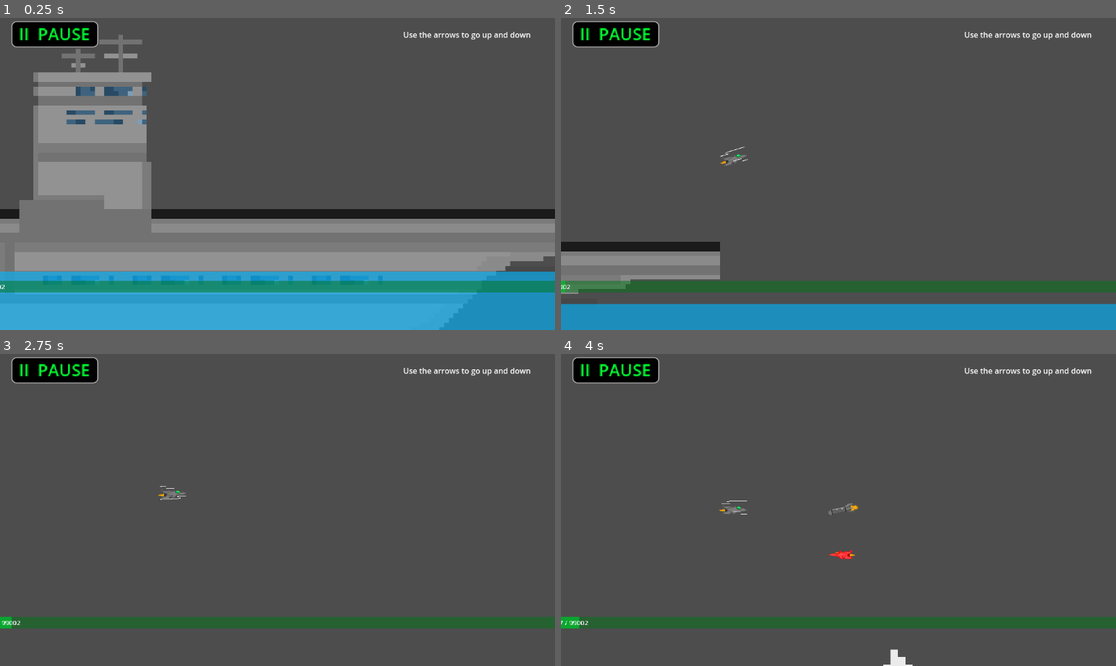
Above: before the commit, frames 1-4 (two rows, left to right).
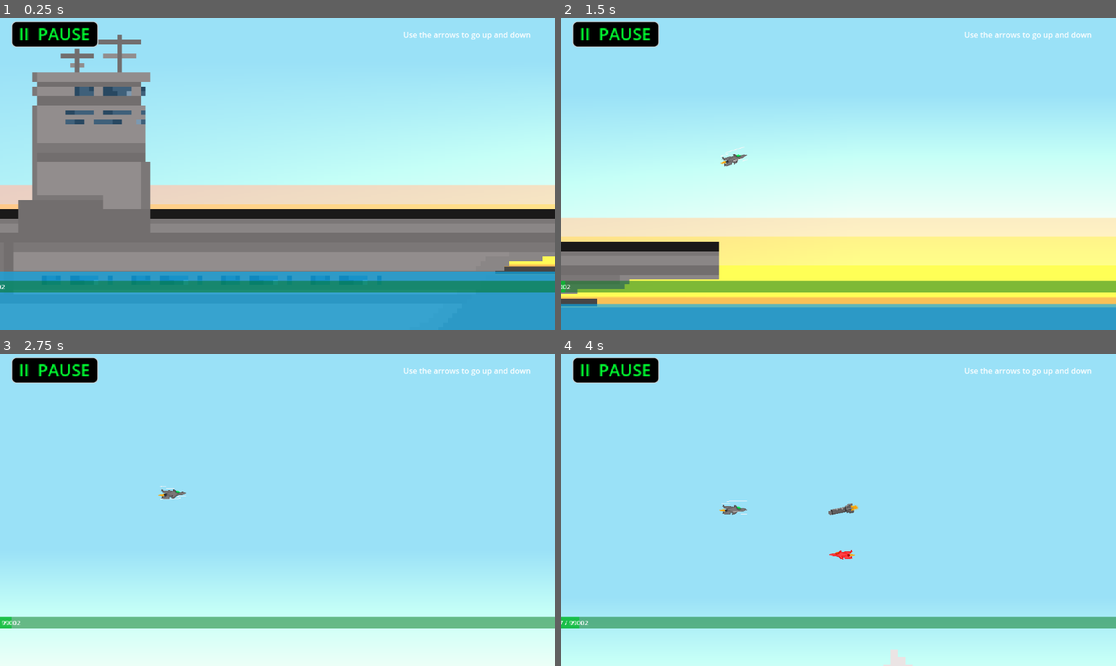
Above: after the commit, the same moments.

Repository: star6fish/DigitalTechInternalInternal
Game: Godot game, scene res://scenes/TestingScene.tscn
Two runs of this game, one before a commit and one after it. Both use one fixed random seed, a clock stepped at 60 frames per second and the inputs below. The project has no main scene, so this scene is started directly.
Inputs:
- Up to frame 1 (0.25 s): no input
- Up to frame 2 (1.5 s): hold Right (ui_right) from 0.53 s (still down); tap Up (ui_up) at 0.77 s
- Up to frame 3 (2.75 s): tap Up (ui_up) at 1.52 s; release Right (ui_right) at 2.03 s; hold Left (ui_left) from 2.03 s (still down)
- Up to frame 4 (4 s): release Left (ui_left) at 2.78 s; hold Right (ui_right) from 2.78 s (still down); tap Up (ui_up) at 3.02, 3.77 s

The runs differ from the first frame. In frame 1, 51% of the frame differs, in the area x 0-100%, y 0-85%; in frame 2, 88%; in frame 3, 99%, in the area x 0-100%, y 0-100%; in frame 4, 98%.

Commit message:
09/08/2024

Diff:
--- a/assets/explosion.tscn
+++ b/assets/explosion.tscn
@@ -56,6 +56,5 @@
 sprite_frames = SubResource("SpriteFrames_brvhr")
 
 [node name="PointLight2D" type="PointLight2D" parent="."]
-energy = 2.0
 texture = SubResource("GradientTexture2D_ij3ht")
 texture_scale = 2.02
--- /dev/null
+++ b/assets/sky.tscn
@@ -0,0 +1,56 @@
+[gd_scene load_steps=3 format=3 uid="uid://br7c8tvpxrefj"]
+
+[sub_resource type="Gradient" id="Gradient_yeftf"]
+
+[sub_resource type="GradientTexture2D" id="GradientTexture2D_yfffo"]
+gradient = SubResource("Gradient_yeftf")
+fill_to = Vector2(0, 1)
+
+[node name="Node2D" type="Node2D"]
+light_mask = 2
+z_index = -1
+z_as_relative = false
+
+[node name="PointLight2D" type="PointLight2D" parent="."]
+modulate = Color(0.611765, 0.282353, 0, 1)
+z_index = -1
+z_as_relative = false
+position = Vector2(578.5, -34)
+scale = Vector2(18.0156, 1)
+color = Color(0.580392, 0.278431, 0, 1)
+energy = 1.6
+range_layer_min = -1
+range_item_cull_mask = 2
+shadow_enabled = true
+texture = SubResource("GradientTexture2D_yfffo")
+
+[node name="ColorRect" type="ColorRect" parent="."]
+light_mask = 2
+offset_left = 1.0
+offset_top = -267.0
+offset_right = 1154.0
+color = Color(0.603922, 0.909804, 1, 1)
+
+[node name="ColorRect3" type="ColorRect" parent="."]
+light_mask = 2
+offset_left = 1.0
+offset_top = -12.0
+offset_right = 1154.0
+offset_bottom = 1.0
+color = Color(0.980392, 0.776471, 0.34902, 1)
+
+[node name="ColorRect2" type="ColorRect" parent="."]
+light_mask = 2
+offset_left = 1.0
+offset_top = -21.0
+offset_right = 1154.0
+offset_bottom = -12.0
+color = Color(1, 0.74902, 0.552941, 1)
+
+[node name="ColorRect4" type="ColorRect" parent="."]
+light_mask = 2
+offset_left = 1.0
+offset_top = -27.0
+offset_right = 1154.0
+offset_bottom = -21.0
+color = Color(1, 0.729412, 0.709804, 0.72549)
--- a/project.godot
+++ b/project.godot
@@ -17,6 +17,7 @@
 [rendering]
 
 textures/canvas_textures/default_texture_filter=0
+environment/defaults/default_clear_color=Color(0.454902, 0.454902, 0.454902, 1)
 
 [shader_globals]
 
--- a/scenes/TestingScene.tscn
+++ b/scenes/TestingScene.tscn
@@ -12,6 +12,7 @@
 [ext_resource type="PackedScene" uid="uid://dpj1bnft2f0bf" path="res://assets/ocean.tscn" id="10_vq2ss"]
 [ext_resource type="PackedScene" uid="uid://1yw6q0csnkrc" path="res://assets/aircraftcarrier.tscn" id="11_3sgq2"]
 [ext_resource type="PackedScene" uid="uid://bivtyjvfrv15f" path="res://assets/win.tscn" id="12_nivx7"]
+[ext_resource type="PackedScene" uid="uid://br7c8tvpxrefj" path="res://assets/sky.tscn" id="13_bbkpx"]
 
 [sub_resource type="StyleBoxFlat" id="StyleBoxFlat_sj4is"]
 bg_color = Color(0, 0, 0, 1)
@@ -43,6 +44,7 @@
 size = Vector2(1217.5, 16.5)
 
 [node name="Node2D" type="Node2D"]
+modulate = Color(1, 0.968627, 0.968627, 1)
 position = Vector2(420, 512)
 script = ExtResource("1_qlakw")
 ObstacleScene = ExtResource("2_p6737")
@@ -169,7 +171,7 @@
 metadata/_edit_use_anchors_ = true
 
 [node name="Node2D2" parent="." instance=ExtResource("11_3sgq2")]
-position = Vector2(-202, -238)
+position = Vector2(-204, -238)
 
 [node name="Node2D" parent="." instance=ExtResource("10_vq2ss")]
 position = Vector2(624120, 5781)
@@ -184,6 +186,10 @@
 offset = Vector2(400, 0)
 position_smoothing_enabled = true
 
+[node name="Node2D4" parent="." instance=ExtResource("13_bbkpx")]
+position = Vector2(-1093, 97)
+scale = Vector2(196.983, 6.65513)
+
 [connection signal="pressed" from="CanvasLayer/Button" to="." method="_pauseButtonPressed"]
 [connection signal="pressed" from="CanvasLayer2/Button" to="." method="_resumeButtonPressed"]
 [connection signal="pressed" from="CanvasLayer2/Button2" to="." method="_homeButtonPressed"]
Binary file added: assets/SkyTexture.png
Not shown, added: assets/SkyTexture.png.import
Not shown: 1 places in scenes/TestingScene.tscn that only renumber resources
